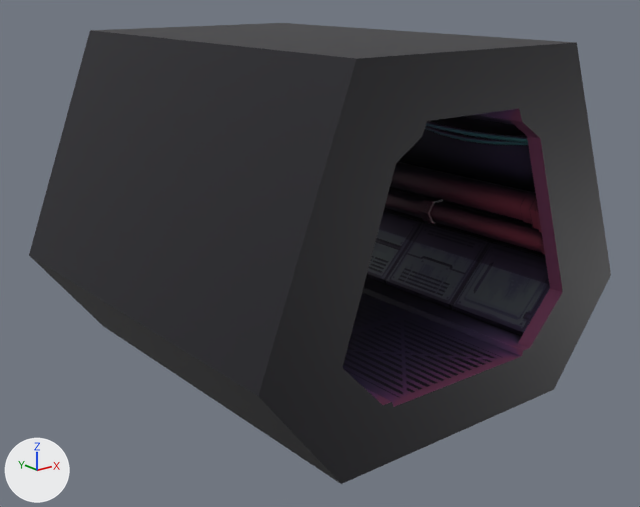
The glTF model assets/models/pcg_modules/mod_Straight_2.glb as it was, and as the next commit left it.
Both versions are drawn from a camera (50 mm lens) standing at (-6.28, -8.04, 3.93) and looking at (-0.01, -0.21, 0.79). Arrows for +X, +Y and +Z are at lower left; the lights stay in place. Vertices at the same position are counted once.
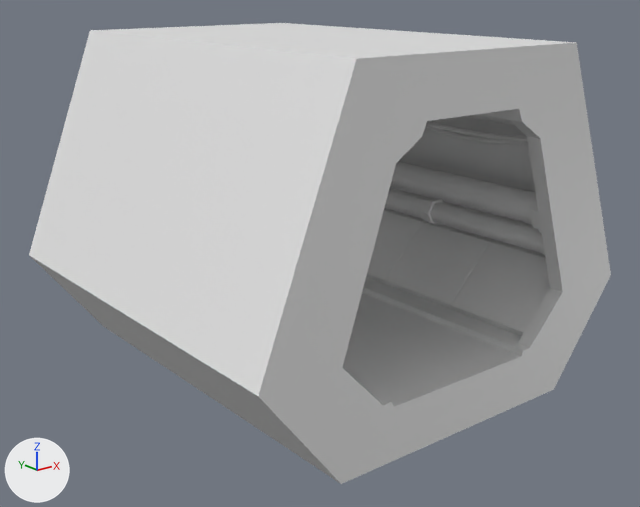
The change in detail:
me_plane_021 has 1238 vertices, 2166 faces and spans x -2.5..2.5, y -2.5..2.5, z -0.59..3.29.
me_plane_021 is used by ob_plane_021; location (0.0, 0.0, 0.0).
me_plane_021 part 1: all 1094 faces that had it switch from mat_m_seg_straight_2 (picture img_seg_straight_2) to no material.
me_plane_021 part 2: all 1072 faces that had it switch from mat_m_pipes (picture img_pipes_psd) to no material.

What differs and where, as boxes (x1, y1, x2, y2) in the pictures (640 x 507 px):
part 1 of me_plane_021, recoloured (black to white)
    both: (29, 23, 611, 484)
part 2 of me_plane_021, recoloured
    both: (384, 162, 545, 255)
